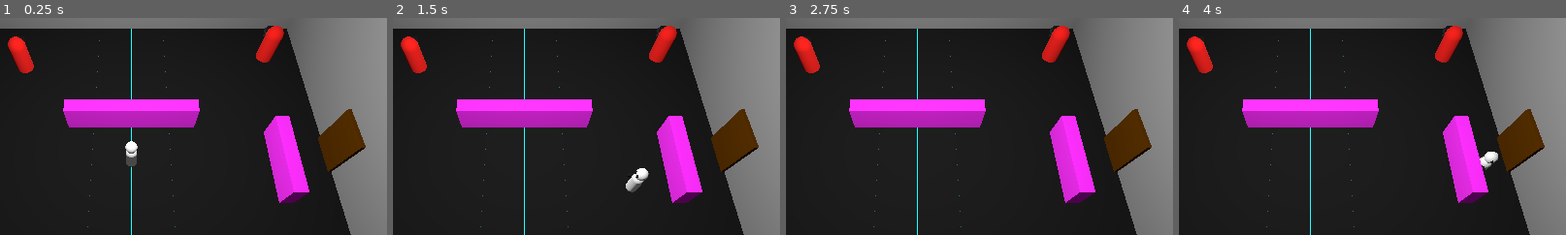
Above: before the commit, frames 1-4 (left to right).
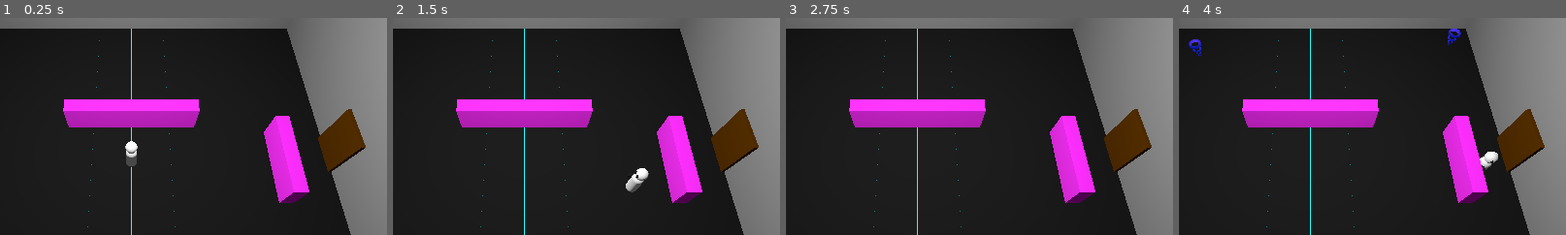
Above: after the commit, the same moments.

Repository: covmoore/interrupt-game-jam
Game: Godot game, scene res://maps/dungeon.tscn
Same seed, same stepped clock (60 frames per second), same inputs: the game is played once before the commit and once after it.
Inputs (mouse positions are % of the whole screen's width and height, from its top left):
- Up to frame 1 (0.25 s): no input
- Up to frame 2 (1.5 s): tap Enter at 0.5 s; move the mouse to (72, 45) at 0.52 s; press the mouse at (72, 45) at 0.53 s; hold D (move_right) 0.53-1.28 s; move the mouse to (30, 55) at 1.27 s; release the mouse at (30, 55) at 1.28 s; hold S (move_back) from 1.28 s (still down); click (30, 55) at 1.35 s
- Up to frame 3 (2.75 s): move the mouse to (60, 28) at 2.02 s; release S (move_back) at 2.03 s; press the mouse at (60, 28) at 2.03 s; hold D (move_right) from 2.03 s (still down)
- Up to frame 4 (4 s): move the mouse to (45, 70) at 2.77 s; release D (move_right) at 2.78 s; release the mouse at (45, 70) at 2.78 s; hold W (move_forward) 2.78-3.53 s; click (45, 70) at 2.85 s; move the mouse to (80, 65) at 3.52 s; press the mouse at (80, 65) at 3.53 s; hold A (move_left) from 3.53 s (still down)
The pictures show only the part of the screen within x 33-83%, y 10-60%; the shares and areas given below are measured in that part.

The runs differ from the first frame. In frame 1, 1.4% of the frame differs, in the area x 2-74%, y 3-26%; in frame 2, 1.4%; in frame 3, 1.4%; in frame 4, 1.4%.
Error before the commit: Invalid access to property or key 'player_state' on a base object of type 'null instance'. (res://scripts/models/enemy.gd:35)
Error after the commit: Invalid access to property or key 'player_state' on a base object of type 'null instance'. (res://scripts/models/enemy.gd:50)

Commit message:
enemy spawn animation

Diff:
--- /dev/null
+++ b/enemy_spawn_animation.tscn
@@ -0,0 +1,36 @@
+[gd_scene load_steps=6 format=3 uid="uid://wd7idxikee7e"]
+
+[sub_resource type="Gradient" id="Gradient_e112f"]
+colors = PackedColorArray(1.15514e-06, 0.366437, 0.535806, 1, 1, 1, 1, 1)
+
+[sub_resource type="GradientTexture2D" id="GradientTexture2D_qj6ls"]
+gradient = SubResource("Gradient_e112f")
+fill = 1
+fill_from = Vector2(0.507042, 0.502347)
+
+[sub_resource type="StandardMaterial3D" id="StandardMaterial3D_eosd3"]
+transparency = 2
+alpha_scissor_threshold = 0.5
+alpha_antialiasing_mode = 0
+shading_mode = 0
+diffuse_mode = 1
+albedo_color = Color(0.344656, 0.220205, 1, 1)
+albedo_texture = SubResource("GradientTexture2D_qj6ls")
+
+[sub_resource type="TorusMesh" id="TorusMesh_pxvv6"]
+material = SubResource("StandardMaterial3D_eosd3")
+inner_radius = 0.157
+outer_radius = 0.096
+
+[sub_resource type="Curve" id="Curve_7mr68"]
+_data = [Vector2(0, 0), 0.0, 0.0, 0, 0, Vector2(1, 3), 0.0, 0.0, 0, 0]
+point_count = 2
+
+[node name="CPUParticles3D" type="CPUParticles3D"]
+transform = Transform3D(1, 0, 0, 0, 1, 0, 0, 0, 1, 0, -1.00496, 0)
+amount = 9
+lifetime = 1.5
+speed_scale = 0.8
+mesh = SubResource("TorusMesh_pxvv6")
+gravity = Vector3(0, 2, 0)
+scale_amount_curve = SubResource("Curve_7mr68")
--- a/maps/dungeon.tscn
+++ b/maps/dungeon.tscn
@@ -530,11 +530,13 @@
 [node name="Zone1" type="Marker3D" parent="start_room/EnemySpawnZones"]
 transform = Transform3D(1, 0, 0, 0, 1, 0, 0, 0, 1, 6, 0, -5.64134)
 script = ExtResource("10_de85t")
+initial_delay = 3.0
 rounds = Array[ExtResource("11_xxg05")]([SubResource("Resource_kdfmp")])
 
 [node name="Zone2" type="Marker3D" parent="start_room/EnemySpawnZones"]
 transform = Transform3D(1, 0, 0, 0, 1, 0, 0, 0, 1, -4.69587, 0, -5)
 script = ExtResource("10_de85t")
+initial_delay = 3.0
 rounds = Array[ExtResource("11_xxg05")]([SubResource("Resource_wpw7l")])
 
 [node name="door" type="StaticBody3D" parent="start_room"]
@@ -724,16 +726,19 @@
 [node name="Zone1" type="Marker3D" parent="room2/EnemySpawnZones"]
 transform = Transform3D(1, 0, 0, 0, 1, 0, 0, 0, 1, 6, 0, 5.4)
 script = ExtResource("10_de85t")
+initial_delay = 1.0
 rounds = Array[ExtResource("11_xxg05")]([SubResource("Resource_8frrt"), SubResource("Resource_t4m1f")])
 
 [node name="Zone2" type="Marker3D" parent="room2/EnemySpawnZones"]
 transform = Transform3D(1, 0, 0, 0, 1, 0, 0, 0, 1, 6.43023, 0, -5)
 script = ExtResource("10_de85t")
+initial_delay = 1.0
 rounds = Array[ExtResource("11_xxg05")]([SubResource("Resource_vlj12")])
 
 [node name="Zone3" type="Marker3D" parent="room2/EnemySpawnZones"]
 transform = Transform3D(1, 0, 0, 0, 1, 0, 0, 0, 1, 6.43023, 0, 0.469994)
 script = ExtResource("10_de85t")
+initial_delay = 1.0
 rounds = Array[ExtResource("11_xxg05")]([SubResource("Resource_vlj12")])
 
 [node name="door2" type="StaticBody3D" parent="room2"]
@@ -860,13 +865,15 @@
 transform = Transform3D(1, 0, 0, 0, 1, 0, 0, 0, 1, -1.79548, 0.55, 0)
 
 [node name="Zone1" type="Marker3D" parent="room3/EnemySpawnZones"]
-transform = Transform3D(1, 0, 0, 0, 1, 0, 0, 0, 1, -5.59233, 0, -5.73481)
+transform = Transform3D(1, 0, 0, 0, 1, 0, 0, 0, 1, -4.6307, 0, -5.73481)
 script = ExtResource("10_de85t")
+initial_delay = 1.0
 rounds = Array[ExtResource("11_xxg05")]([SubResource("Resource_rlawt"), SubResource("Resource_hjvip"), SubResource("Resource_g1c32")])
 
 [node name="Zone2" type="Marker3D" parent="room3/EnemySpawnZones"]
 transform = Transform3D(1, 0, 0, 0, 1, 0, 0, 0, 1, 6.43023, 0, -5)
 script = ExtResource("10_de85t")
+initial_delay = 1.0
 rounds = Array[ExtResource("11_xxg05")]([SubResource("Resource_704dv"), SubResource("Resource_7j50k"), SubResource("Resource_ijn7l")])
 
 [node name="door" type="StaticBody3D" parent="room3"]
@@ -974,21 +981,25 @@
 [node name="Zone1" type="Marker3D" parent="room4/EnemySpawnZones"]
 transform = Transform3D(1, 0, 0, 0, 1, 0, 0, 0, 1, 6, 0, 5.4)
 script = ExtResource("10_de85t")
+initial_delay = 1.0
 rounds = Array[ExtResource("11_xxg05")]([SubResource("Resource_1iowr")])
 
 [node name="Zone3" type="Marker3D" parent="room4/EnemySpawnZones"]
 transform = Transform3D(1, 0, 0, 0, 1, 0, 0, 0, 1, -5.68783, 0, 5.4)
 script = ExtResource("10_de85t")
+initial_delay = 1.0
 rounds = Array[ExtResource("11_xxg05")]([SubResource("Resource_1iowr")])
 
 [node name="Zone2" type="Marker3D" parent="room4/EnemySpawnZones"]
 transform = Transform3D(1, 0, 0, 0, 1, 0, 0, 0, 1, 6.43023, 0, -5)
 script = ExtResource("10_de85t")
+initial_delay = 1.0
 rounds = Array[ExtResource("11_xxg05")]([SubResource("Resource_k7sj4")])
 
 [node name="Zone4" type="Marker3D" parent="room4/EnemySpawnZones"]
 transform = Transform3D(1, 0, 0, 0, 1, 0, 0, 0, 1, 6.43023, 0, 0.058197)
 script = ExtResource("10_de85t")
+initial_delay = 1.0
 rounds = Array[ExtResource("11_xxg05")]([SubResource("Resource_k7sj4")])
 
 [node name="room5" type="Node3D" parent="." node_paths=PackedStringArray("player", "doors", "enemySpawners")]
@@ -1095,11 +1106,13 @@
 [node name="Zone1" type="Marker3D" parent="room5/EnemySpawnZones"]
 transform = Transform3D(1, 0, 0, 0, 1, 0, 0, 0, 1, 6, 0, 5.4)
 script = ExtResource("10_de85t")
+initial_delay = 1.0
 rounds = Array[ExtResource("11_xxg05")]([SubResource("Resource_6d2lb")])
 
 [node name="Zone2" type="Marker3D" parent="room5/EnemySpawnZones"]
 transform = Transform3D(1, 0, 0, 0, 1, 0, 0, 0, 1, 6.43023, 0, -5)
 script = ExtResource("10_de85t")
+initial_delay = 1.0
 rounds = Array[ExtResource("11_xxg05")]([SubResource("Resource_fj6qq"), SubResource("Resource_vlbql")])
 
 [node name="door" type="StaticBody3D" parent="room5"]
--- a/maps/enemy_spawner.gd
+++ b/maps/enemy_spawner.gd
@@ -1,5 +1,6 @@
 class_name EnemySpawner extends Marker3D
 
+@export var initial_delay = 0.0
 @export var rounds: Array[DungeonWave]
 @onready var spawn_zones
 var enemy_count = 0
@@ -14,11 +15,13 @@
 			spawn_enemies(round.enemies, round.spawn_rate)
 
 func spawn_enemies(enemies: Array[PackedScene], spawn_rate: float):
+	await try_await(initial_delay)
 	for enemy in enemies:
 		var new_enemy = enemy.instantiate()
 		new_enemy.global_transform = global_transform
 		var scene_root = get_tree().get_root().get_children()[0]
 		scene_root.add_child(new_enemy)
+		new_enemy.spawn()
 		await try_await(spawn_rate)
 
 func get_total_enemies():
--- a/maps/room_manager.gd
+++ b/maps/room_manager.gd
@@ -25,12 +25,10 @@
 	pass
 
 func start_room():
-	print("start")
 	active = true
 	start_next_wave()
 
 func start_next_wave():
-	print("Start Wave: %s" % self.name)
 	total_wave_enemies = 0
 	current_wave += 1
 	if enemySpawners.size() > 0:
@@ -39,7 +37,6 @@
 				total_wave_enemies += spawner.get_enemies_in_wave(current_wave)
 				spawner.start(current_wave)
 	if current_wave > number_of_waves:
-		print("Current %s on Room %s" % [current_wave, self.name])
 		on_room_cleared()
 
 func on_room_cleared():
--- a/prefabs/enemy.tscn
+++ b/prefabs/enemy.tscn
@@ -1,8 +1,9 @@
-[gd_scene load_steps=9 format=3 uid="uid://mafc2j10hbtt"]
+[gd_scene load_steps=10 format=3 uid="uid://mafc2j10hbtt"]
 
 [ext_resource type="Script" path="res://scripts/models/enemy.gd" id="1_fck7c"]
 [ext_resource type="Material" uid="uid://bl2khh1dv1nsr" path="res://materials/black.tres" id="2_aeriy"]
 [ext_resource type="PackedScene" uid="uid://dfeftj73jy3nv" path="res://prefabs/enemy_gun.tscn" id="3_6n7g4"]
+[ext_resource type="PackedScene" uid="uid://wd7idxikee7e" path="res://enemy_spawn_animation.tscn" id="4_cfoj0"]
 
 [sub_resource type="BoxMesh" id="BoxMesh_6eu86"]
 size = Vector3(0.5, 0.25, 0.25)
@@ -27,6 +28,7 @@
 enemy_gun = NodePath("Body/Gun")
 health = 3.0
 attack_range = 7.0
+spawning_fx = ExtResource("4_cfoj0")
 
 [node name="Eye" type="MeshInstance3D" parent="."]
 transform = Transform3D(1, 0, 0, 0, 1, 0, 0, 0, 1, 0, 0.51602, -0.3)
--- a/scripts/managers/gameManager.gd
+++ b/scripts/managers/gameManager.gd
@@ -78,7 +78,6 @@
 		if room.name == curRoom:
 			room.visible = true
 			if room_type == RoomType.DUNGEON and room is RoomManager:
-				print(room)
 				room.start_room()
 		else:
 			room.visible = false
--- a/scripts/models/enemy.gd
+++ b/scripts/models/enemy.gd
@@ -5,15 +5,30 @@
 @export var enemy_gun: Node3D = null
 @export var movement_speed : float = 2.0
 @export var health: float = 0.0
-
 @export var attack_range: float = 5.0
-
+@export var spawning_fx: PackedScene = null
 var movement_target_position : Vector3 = Vector3.ZERO
+var can_move = true
+var can_shoot = true
 var path = []
 
 func _ready():
 	nav_agent.path_desired_distance = 0.5
 	nav_agent.target_desired_distance = 0.5
+
+func spawn():
+	visible = false
+	can_move = false
+	can_shoot = false
+	var scene_root = get_tree().get_root().get_children()[0]
+	var fx = spawning_fx.instantiate()
+	fx.global_transform = global_transform
+	scene_root.add_child(fx)
+	await pause(2, get_tree())
+	fx.free()
+	visible = true
+	can_move = true
+	can_shoot = true
 
 func set_movement_target(movement_target: Vector3):
 	#Instead of going straight to the player pick a random offset
@@ -51,10 +66,12 @@
 				velocity = global_position.direction_to(next_path_position) * movement_speed
 			else:
 				velocity = Vector3.ZERO
-		move_and_slide()
+		if can_move:
+			move_and_slide()
 
 func shoot_at_player():
-	enemy_gun.shoot()
+	if can_shoot:
+		enemy_gun.shoot()
 
 func take_damage(shot_by: CharacterBody3D, dmg: float):
 	health -= dmg
@@ -72,3 +89,6 @@
 	if health <= 0:
 		shot_by.killed_enemy(self)
 		queue_free()
+
+func pause(time: float, tree: SceneTree):
+	await tree.create_timer(time).timeout
--- a/scripts/models/gun.gd
+++ b/scripts/models/gun.gd
@@ -24,7 +24,6 @@
 		new_bullet.global_transform = $Muzzle.global_transform
 		if enemy != null:
 			new_bullet.look_at_from_position(global_position, enemy.global_position, Vector3(0,1,0), true)
-		#new_bullet.speed = muzzle_speed
 		var scene_root = get_tree().get_root().get_children()[0]
 		scene_root.add_child(new_bullet)
 		await get_tree().create_timer(fire_rate).timeout
--- a/scripts/models/player.gd
+++ b/scripts/models/player.gd
@@ -71,7 +71,6 @@
 		var result = space_state.intersect_ray(query)
 		if result.has("collider") and result["collider"] is Enemy:
 			enemy = result["collider"]
-			print(enemy)
 		gun.shoot(enemy)
 
 func _physics_process(delta: float):
